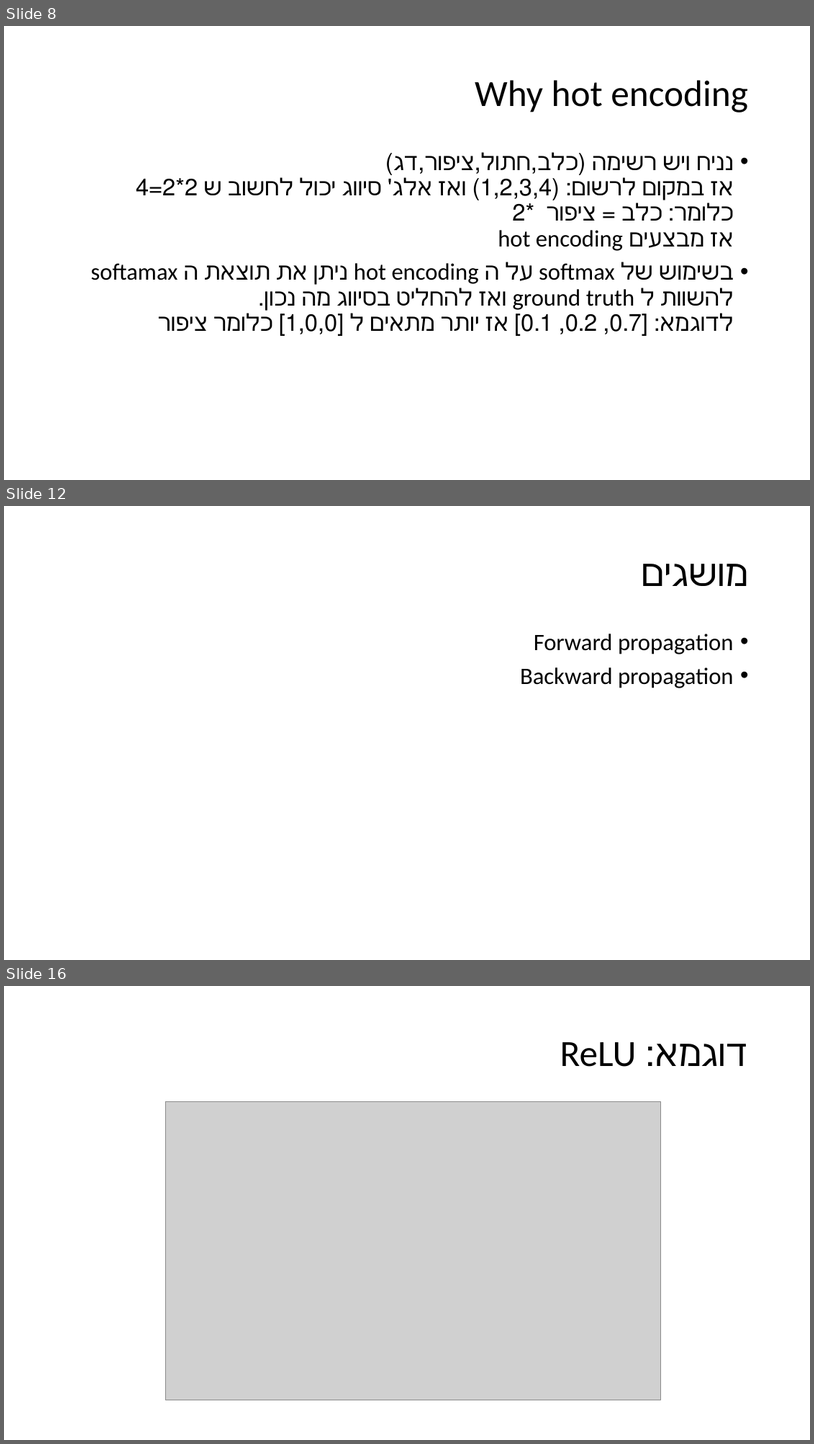
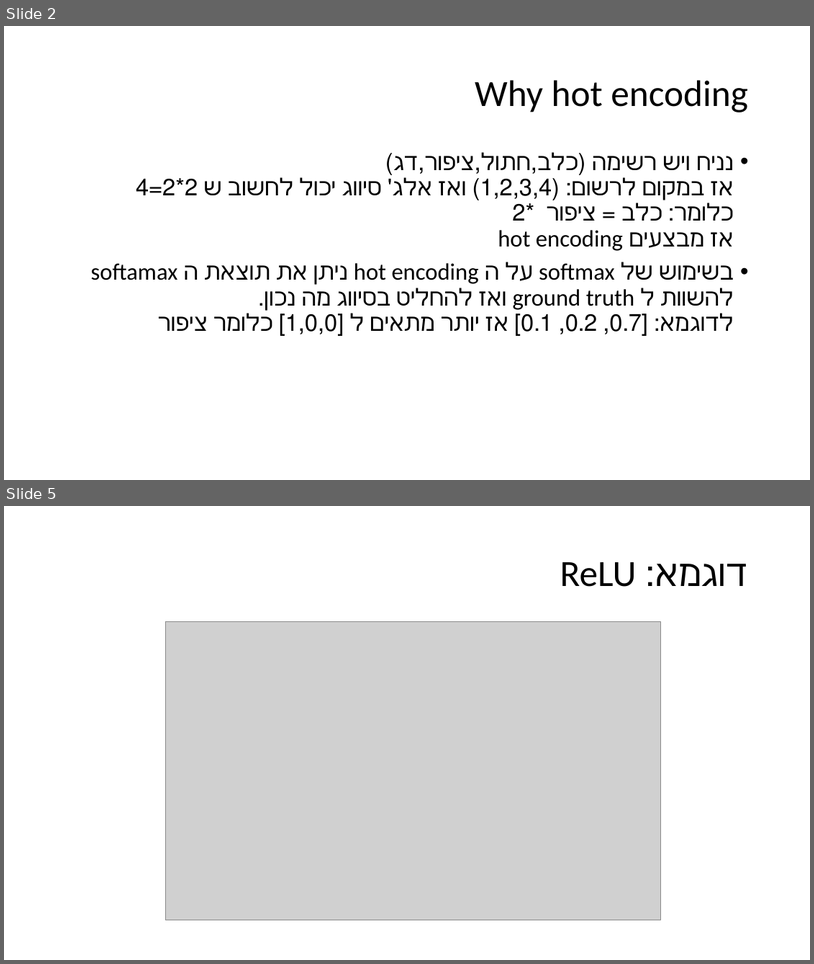
Before and after one commit to amitliron/FeatureSelecion, a slide deck: Presentation/Deep learning.pptx. Shown one above the other, each under a label of ours: slides 8, 12 and 16 before the commit, slides 2 and 5 after it; the slides between them are not shown. The pictures are 814x1444 and 814x964 pixels, drawn with LibreOffice and Linux fonts; fonts in the diff are those of the drawing; grey boxes stand for pictures. Boxes give left, top, right and bottom in pixels: in the first picture for what was removed or moved away, otherwise in the second. Text is boxed around its words. In the diff, an @@ line names an element or a change of style, - is before the commit and + after.

```diff
--- a/Presentation/Deep learning.pptx
+++ b/Presentation/Deep learning.pptx
@@ slide 12 removed at [4,506,810,960], background #FFFFFF @@
@@ title removed at [642,564,749,586] @@
-מושגים
@@ text removed at [520,633,734,688] @@
-• Forward propagation
-• Backward propagation
@@ what was slide 8 is now slide 2 @@
@@ what was slide 16 is now slide 5 @@
```
Also in this commit, not shown: 3 slides changed, 3 slides added, 10 other slides removed, 1 other file.
